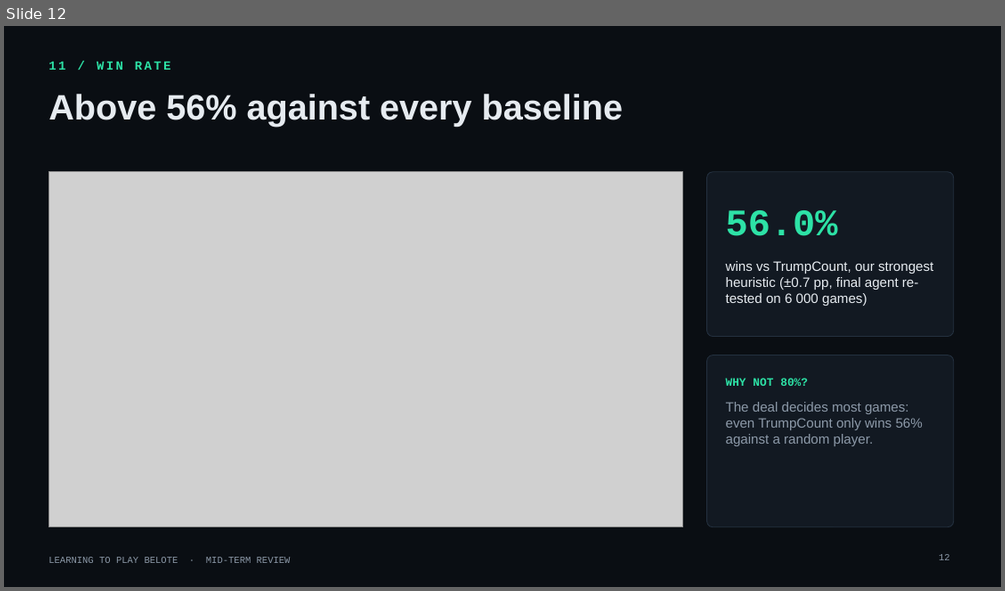
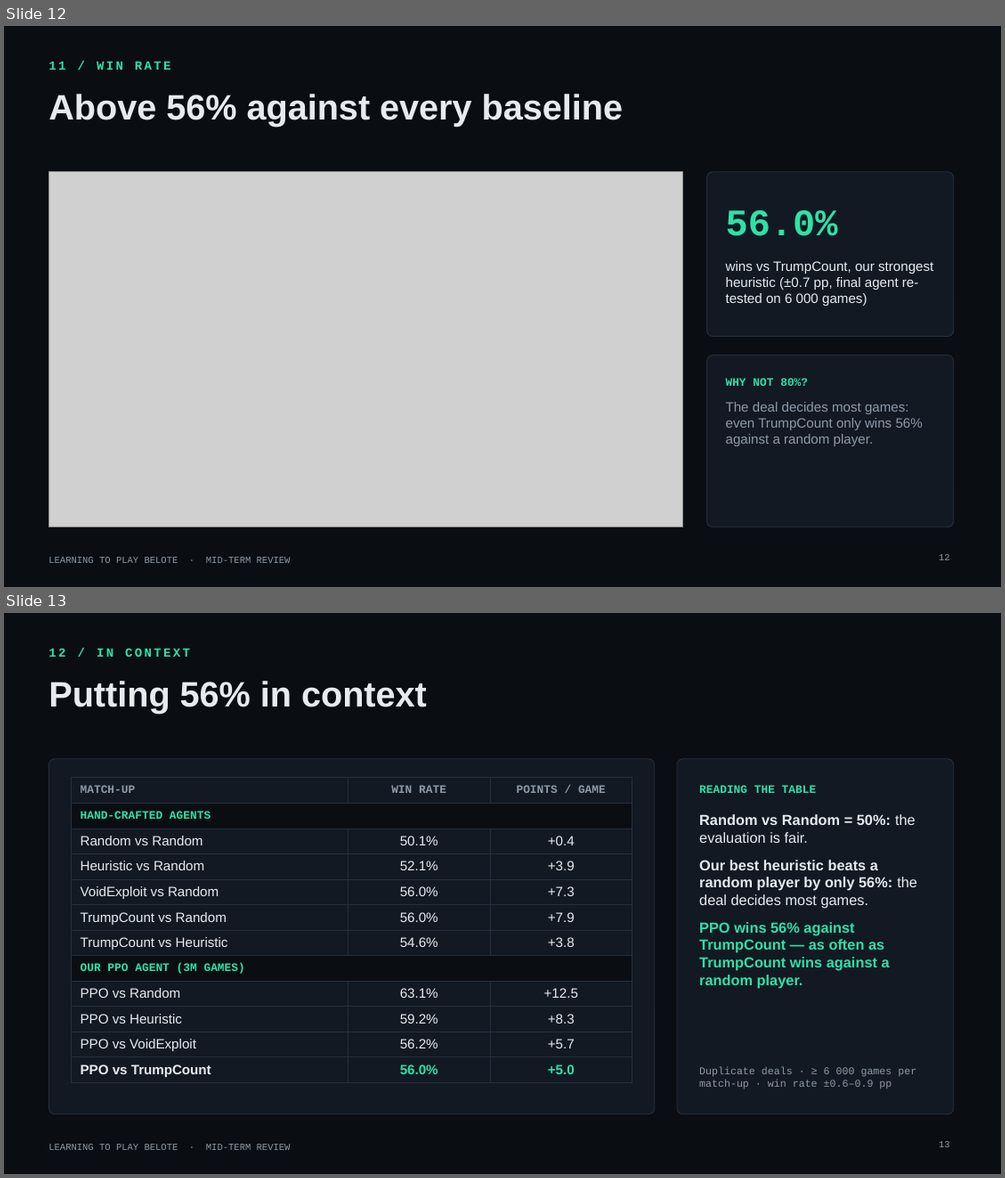
Before and after one commit to yoniBenabou/TwoPlayersBelote, a slide deck: presentation/belote_midterm_v3.pptx. Shown one above the other, each under a label of ours: slide 12 before the commit, slides 12 and 13 after it. The pictures are 1005x591 and 1005x1178 pixels, drawn with LibreOffice and Linux fonts; fonts in the diff are those of the drawing; grey boxes stand for pictures; background and template pictures are left out. Boxes give left, top, right and bottom in pixels: in the first picture for what was removed or moved away, otherwise in the second. Text is boxed around its words. In the diff, an @@ line names an element or a change of style, - is before the commit and + after.

```diff
--- a/presentation/belote_midterm_v3.pptx
+++ b/presentation/belote_midterm_v3.pptx
@@ slide 13 added at bbox=[4, 613, 1001, 1174], background picture (left out); not listed: 1 template element that a slide beside it also shows @@
@@ text added at bbox=[48, 648, 190, 657], 12 pt, text #2DE2A6, bold @@
+12 / IN CONTEXT
@@ title added at bbox=[48, 681, 427, 713], 34 pt, text #E6EBF0, bold @@
+Putting 56% in context
@@ rounded rectangle added at bbox=[48, 759, 655, 1114], fill #121922, outline #243140 0.75 pt @@
@@ rounded rectangle added at bbox=[677, 759, 954, 1114], fill #121922, outline #243140 0.75 pt @@
@@ table added at bbox=[72, 778, 632, 1080], 12 rows, 3 columns @@
+MATCH-UP | WIN RATE | POINTS / GAME
+HAND-CRAFTED AGENTS |  | 
+Random vs Random | 50.1% | +0.4
+Heuristic vs Random | 52.1% | +3.9
+VoidExploit vs Random | 56.0% | +7.3
+TrumpCount vs Random | 56.0% | +7.9
+TrumpCount vs Heuristic | 54.6% | +3.8
+OUR PPO AGENT (3M GAMES) |  | 
+PPO vs Random | 63.1% | +12.5
+PPO vs Heuristic | 59.2% | +8.3
+PPO vs VoidExploit | 56.2% | +5.7
+PPO vs TrumpCount | 56.0% | +5.0
@@ text added at bbox=[699, 785, 817, 793], 11 pt, text #2DE2A6, bold @@
+READING THE TABLE
@@ text added at bbox=[699, 814, 917, 988], 14 pt, text #E6EBF0, bold @@
+Random vs Random = 50%: the evaluation is fair.
+Our best heuristic beats a random player by only 56%: the deal decides most games.
+PPO wins 56% against TrumpCount — as often as TrumpCount wins against a random player.
@@ text added at bbox=[699, 1067, 916, 1089], 10 pt, text #8C99A8 @@
+Duplicate deals · ≥ 6 000 games per match-up · win rate ±0.6–0.9 pp
@@ page number added at bbox=[938, 1141, 950, 1147], 9 pt, text #8C99A8 @@
+13
```
Also in this commit, not shown: 4 slides changed, 1 other file.
